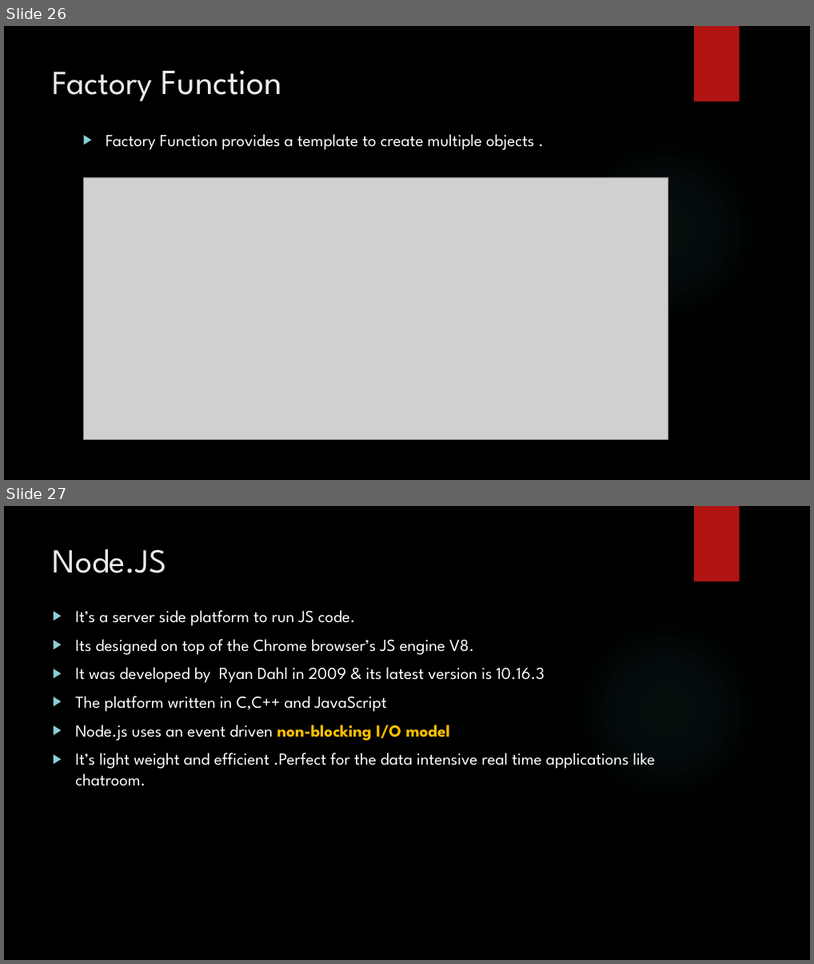
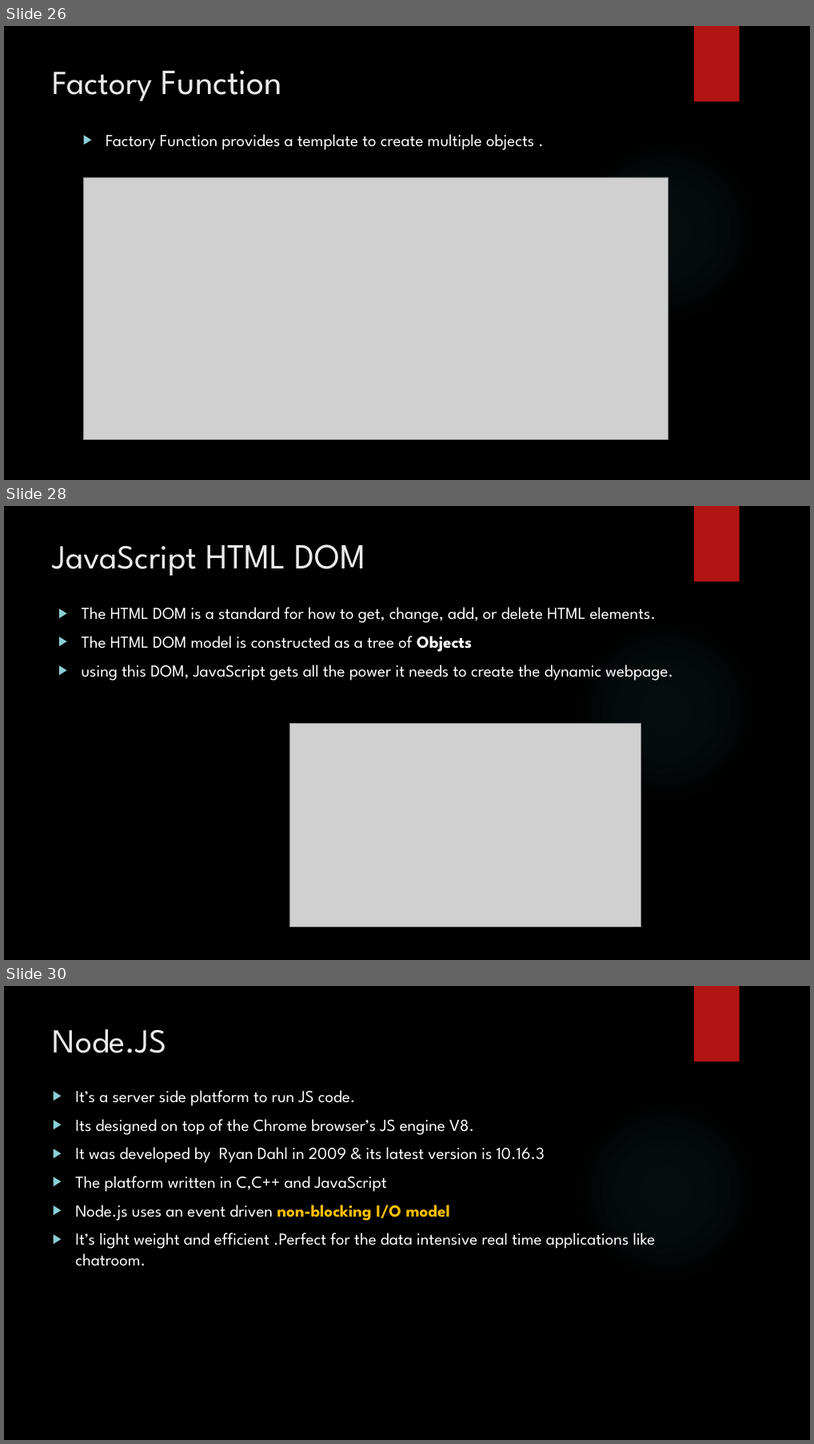
Before and after one commit to git-chinmay/my-JavaScript, a slide deck: JAVASCRPT.pptx. Shown one above the other, each under a label of ours: slides 26 and 27 before the commit, slides 26, 28 and 30 after it; the slides between them are not shown. The pictures are 814x964 and 814x1444 pixels, drawn with LibreOffice and Linux fonts; fonts in the diff are those of the drawing; grey boxes stand for pictures; background and template pictures are left out. Boxes give left, top, right and bottom in pixels: in the first picture for what was removed or moved away, otherwise in the second. Text is boxed around its words. In the diff, an @@ line names an element or a change of style, - is before the commit and + after.

```diff
--- a/JAVASCRPT.pptx
+++ b/JAVASCRPT.pptx
@@ slide 28 added at [4,506,810,960], background picture (left out); not listed: 2 template elements that a slide beside it also shows @@
@@ title added at [53,544,366,576], 40 pt, text #EBEBEB @@
+JavaScript HTML DOM
@@ text added at [82,607,674,680], 20 pt, text #FFFFFF @@
+▶ The HTML DOM is a standard for how to get, change, add, or delete HTML elements.
+▶ The HTML DOM model is constructed as a tree of Objects
+▶ using this DOM, JavaScript gets all the power it needs to create the dynamic webpage.
@@ picture added at [290,724,642,927] @@
@@ what was slide 27 is now slide 30 @@
```
Also in this commit, not shown: 2 other slides added.
